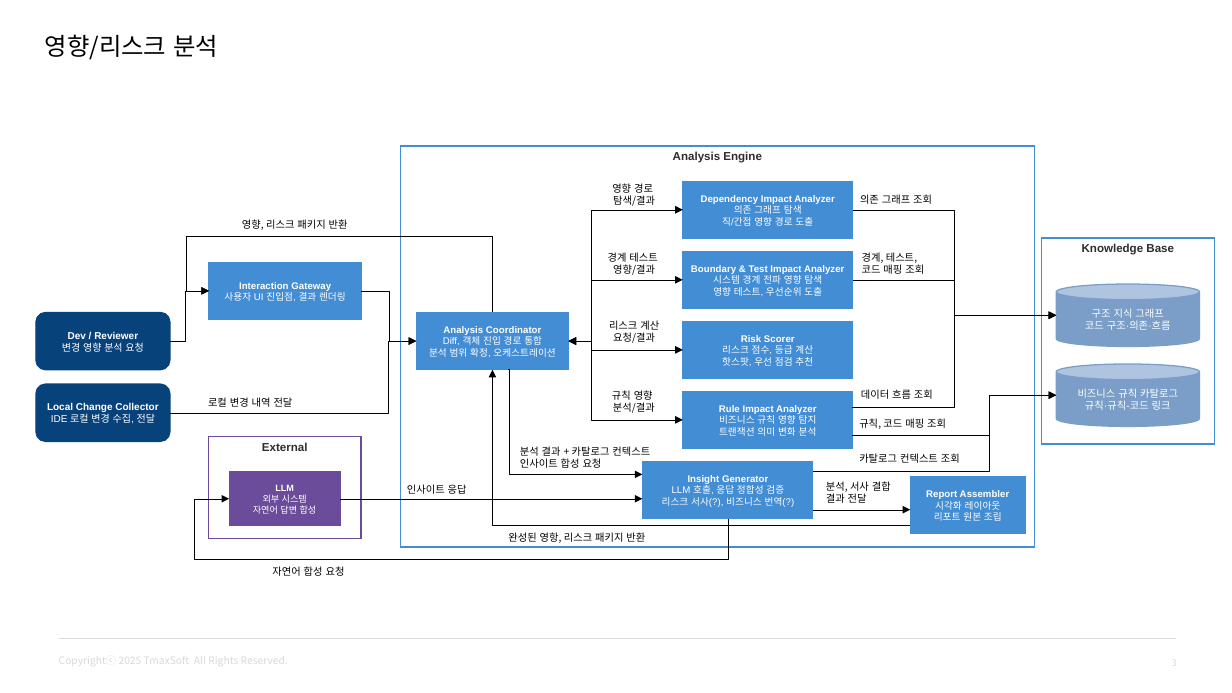
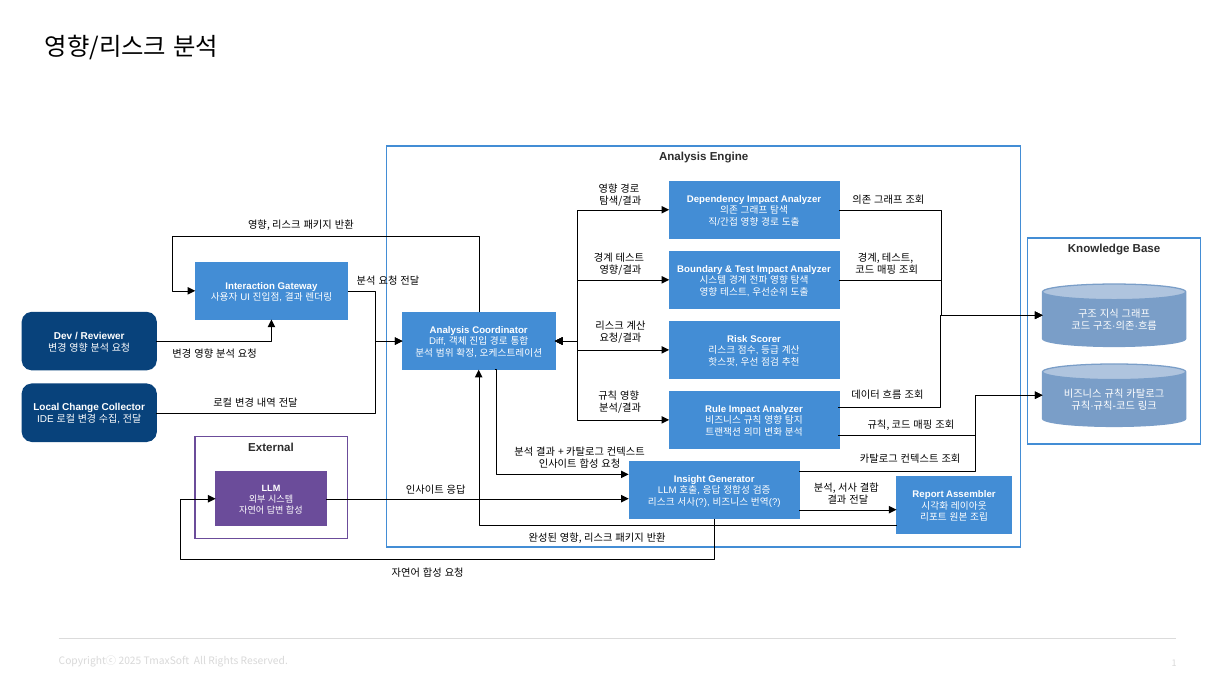
Before and after one commit to bus1029/TCI, a slide deck: slide 1 of feature-slice/05-impact-risk-analysis/impact-risk-analysis.pptx (slide 3 before the commit). Drawn at 1232x693 pixels with LibreOffice and Linux fonts; fonts in the diff are those of the drawing; background and template pictures are left out. Boxes give left, top, right and bottom in pixels: in the first picture for what was removed or moved away, otherwise in the second. Text is boxed around its words. In the diff, an @@ line names an element or a change of style, - is before the commit and + after.

```diff
--- a/feature-slice/05-impact-risk-analysis/impact-risk-analysis.pptx
+++ b/feature-slice/05-impact-risk-analysis/impact-risk-analysis.pptx
@@ text added at (357,273,419,287), 8 pt, text #000000 @@
+분석 요청 전달
@@ elbow arrow moved from (170, 341) - (209, 291) to (156, 341) - (272, 320) @@
@@ text added at (172,348,257,358), 8 pt, text #000000 @@
+변경 영향 분석 요청
@@ 12 rectangles, 11 elbow arrows, 8 texts, 4 elbow double arrows, 2 rounded rectangles, 2 cylinders, 2 arrows: place and size @@
-12 rectangles, 11 elbow arrows, 8 texts, 4 elbow double arrows, 2 rounded rectangles, 2 cylinders, 2 arrows at (36,146,1214,560)
+12 rectangles, 11 elbow arrows, 8 texts, 4 elbow double arrows, 2 rounded rectangles, 2 cylinders, 2 arrows at (22,146,1201,560)
@@ text "규칙, 코드 매핑 조회": place and size @@
-text "규칙, 코드 매핑 조회" at (859,418,946,429)
+text "규칙, 코드 매핑 조회" at (868,419,954,430)
@@ text "분석, 서사 결합 결과 전달": place and size @@
-text "분석, 서사 결합 결과 전달" at (826,481,891,503)
+text "분석, 서사 결합 결과 전달" at (814,482,879,504)
@@ alignment left to centre in 12 elements at (868,419,954,430), (529,532,666,543), (213,397,298,407), (406,484,466,494), (852,194,925,204), (855,252,918,274), (851,389,924,399), (248,219,354,230), (514,446,645,468), (860,453,961,463), (814,482,879,504), (392,567,464,577) @@
@@ text "자연어 합성 요청": place and size @@
-text "자연어 합성 요청" at (272,566,345,576)
+text "자연어 합성 요청" at (392,567,464,577)
```
Also in this commit, not shown: 2 slides removed, 13 other files.
